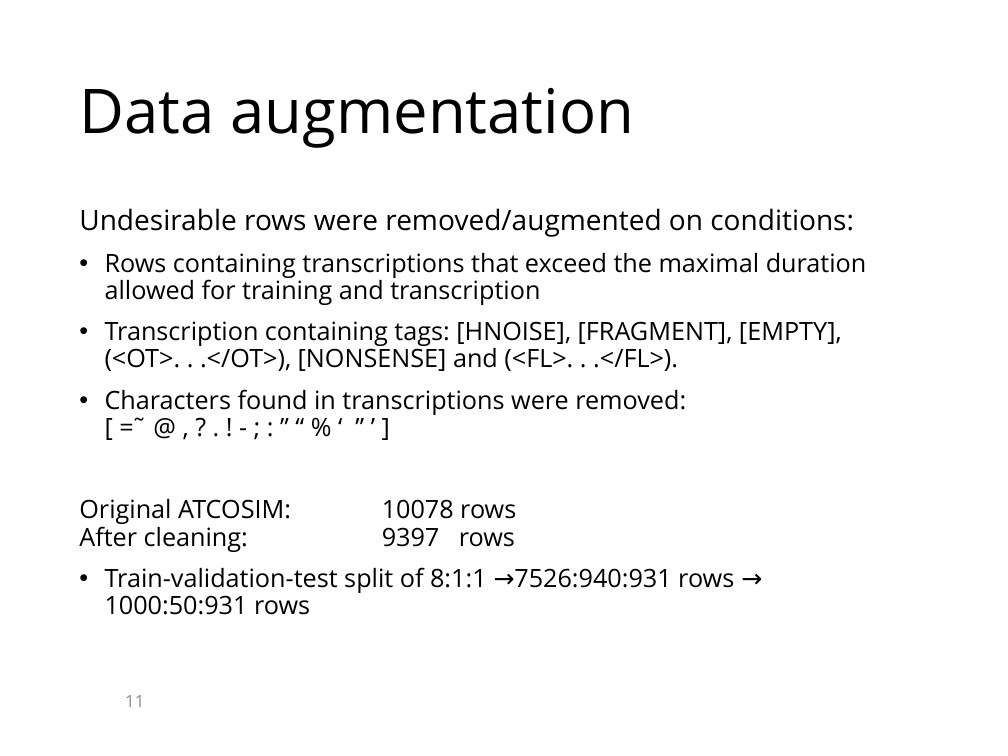
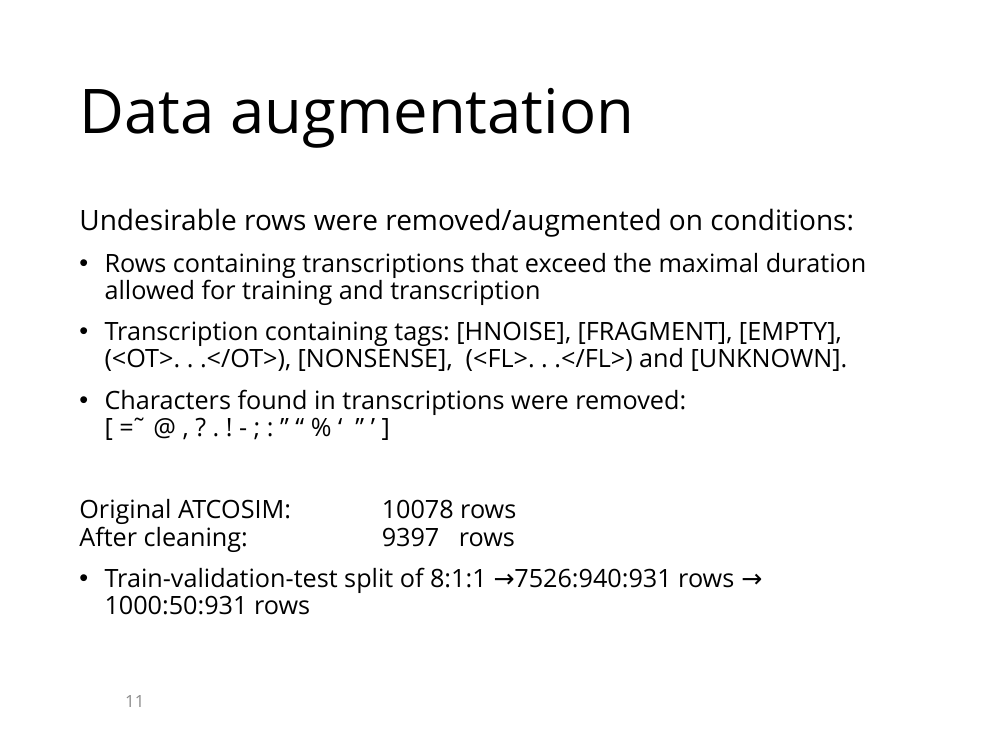
Before and after one commit to KaranChand/ATC, a slide deck: slide 11 of Thesis presentation ATC.pptx. Drawn at 1008x756 pixels with LibreOffice and Linux fonts; fonts in the diff are those of the drawing; background and template pictures are left out. Boxes give left, top, right and bottom in pixels: in the first picture for what was removed or moved away, otherwise in the second. Text is boxed around its words. In the diff, an @@ line names an element or a change of style, - is before the commit and + after.

Commit message:
updated presentation

```diff
--- a/Thesis presentation ATC.pptx
+++ b/Thesis presentation ATC.pptx
@@ text at (105, 321, 848, 371): text changed @@
-• Transcription containing tags: [HNOISE], [FRAGMENT], [EMPTY], (<OT>. . .</OT>), [NONSENSE] and (<FL>. . .</FL>).
+• Transcription containing tags: [HNOISE], [FRAGMENT], [EMPTY], (<OT>. . .</OT>), [NONSENSE], (<FL>. . .</FL>) and [UNKNOWN].
```
Also in this commit, not shown: 14 other slides changed.
